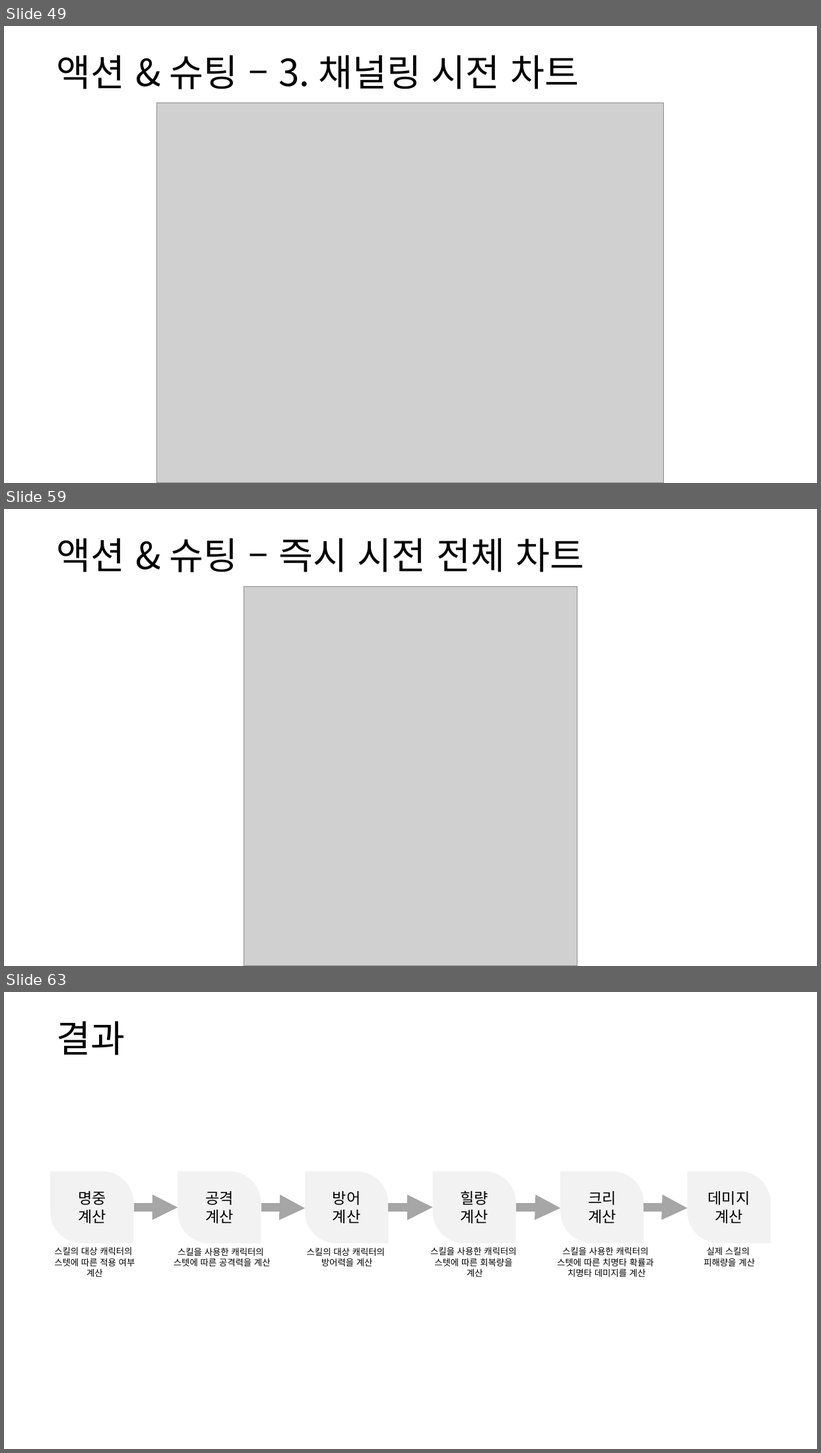
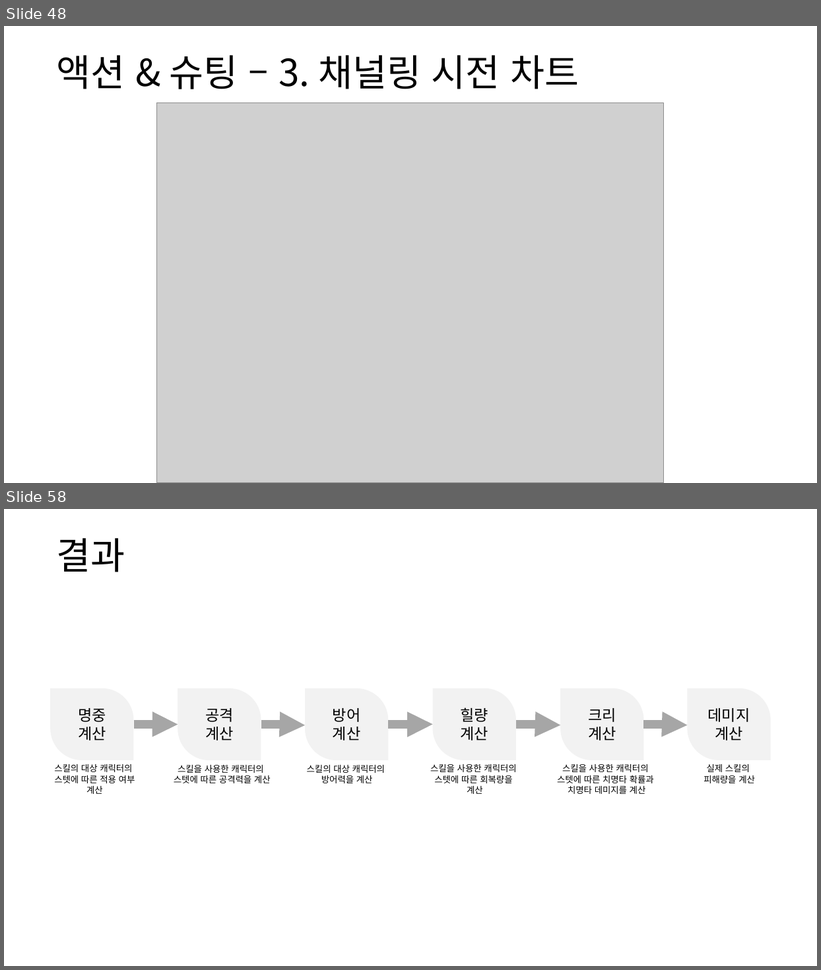
Before and after one commit to yjk0401/unityenginebasic_9th, a slide deck: 기획/방랑엽사전/스킬 시스템 기획서.pptx. Shown one above the other, each under a label of ours: slides 49, 59 and 63 before the commit, slides 48 and 58 after it; the slides between them are not shown. The pictures are 821x1453 and 821x970 pixels, drawn with LibreOffice and Linux fonts; fonts in the diff are those of the drawing; grey boxes stand for pictures. Boxes give left, top, right and bottom in pixels: in the first picture for what was removed or moved away, otherwise in the second. Text is boxed around its words. In the diff, an @@ line names an element or a change of style, - is before the commit and + after.

```diff
--- a/기획/방랑엽사전/스킬 시스템 기획서.pptx
+++ b/기획/방랑엽사전/스킬 시스템 기획서.pptx
@@ slide 59 removed at <box>4,509,817,966</box>, background #FFFFFF @@
@@ text removed at <box>56,538,584,572</box> @@
-액션 & 슈팅 – 즉시 시전 전체 차트
@@ picture removed at <box>244,586,578,966</box> @@
@@ what was slide 49 is now slide 48 @@
@@ what was slide 63 is now slide 58 @@
```
Also in this commit, not shown: 8 slides changed, 2 slides added, 6 other slides removed, 1 other file.
